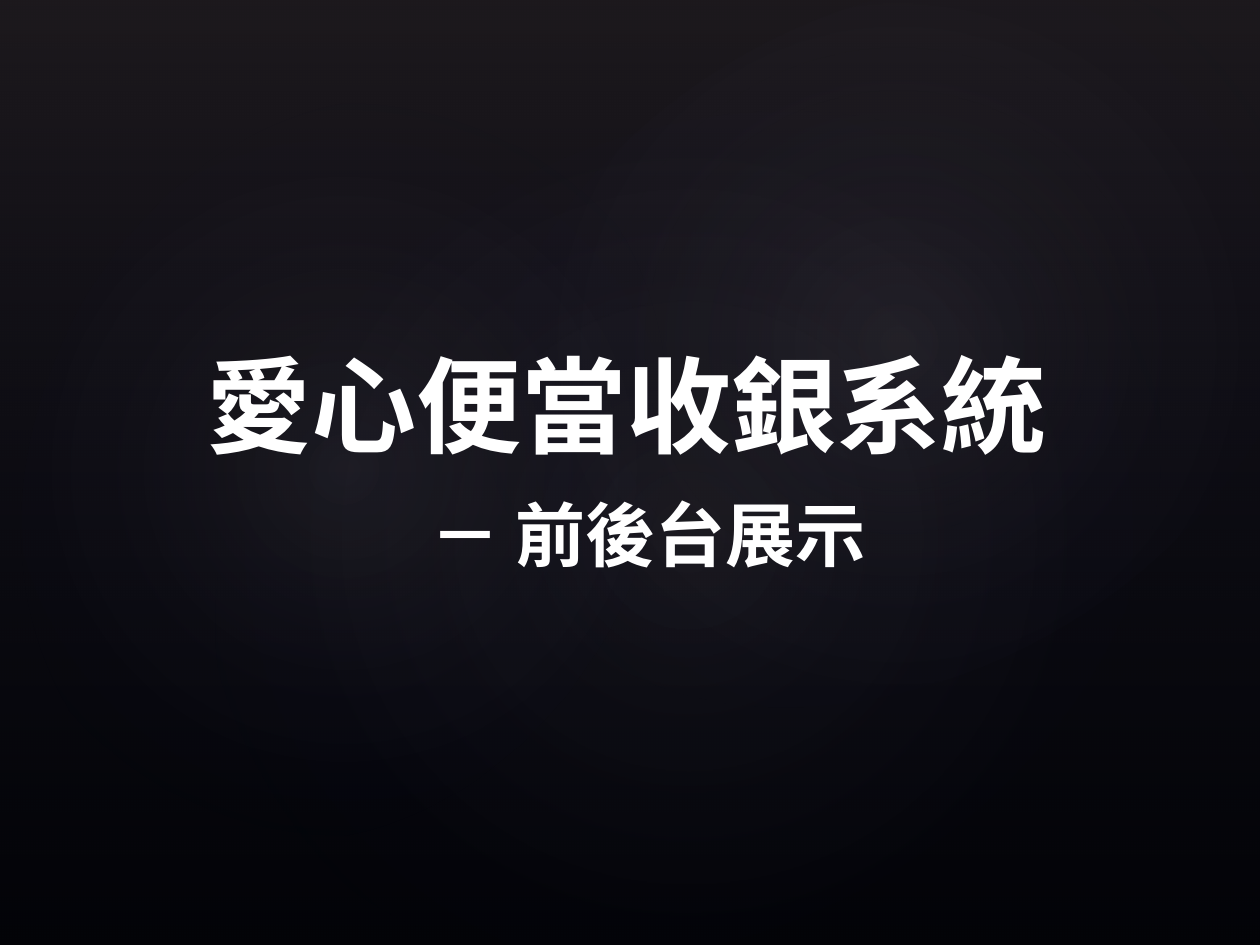
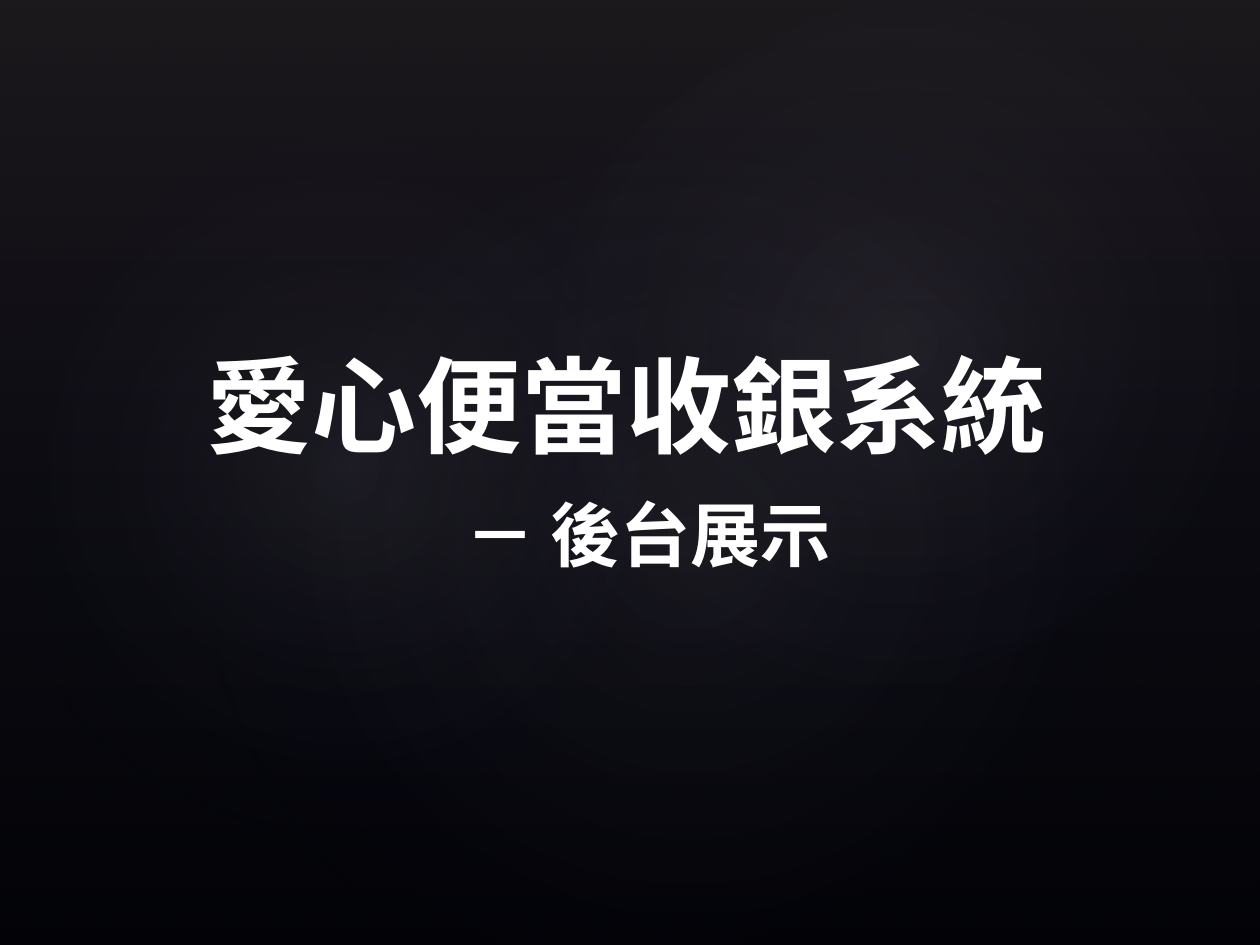
Before and after one commit to explooosion/iShareLoveMeal, a slide deck: slide 1 of doc/愛心便當收銀系統.pptx. Drawn at 1260x945 pixels with LibreOffice and Linux fonts; fonts in the diff are those of the drawing; background and template pictures are left out. Boxes give left, top, right and bottom in pixels: in the first picture for what was removed or moved away, otherwise in the second. Text is boxed around its words. In the diff, an @@ line names an element or a change of style, - is before the commit and + after.

```diff
--- a/doc/愛心便當收銀系統.pptx
+++ b/doc/愛心便當收銀系統.pptx
@@ text at <box>551,500,831,568</box>: text changed @@
-－ 前後台展示
+－ 後台展示
```
Also in this commit, not shown: 3 other slides changed, 2 slides added, 1 other file.
